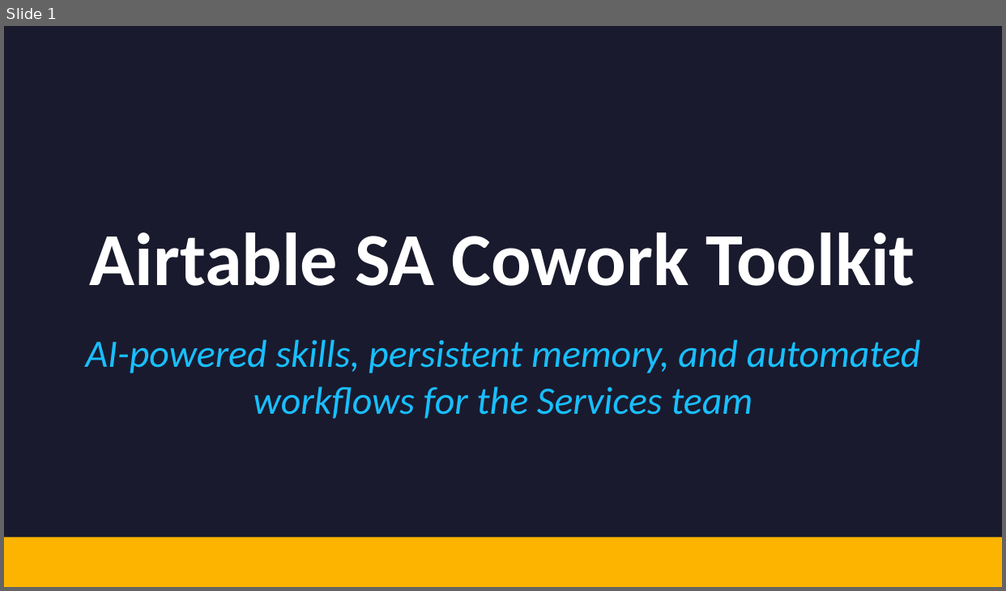
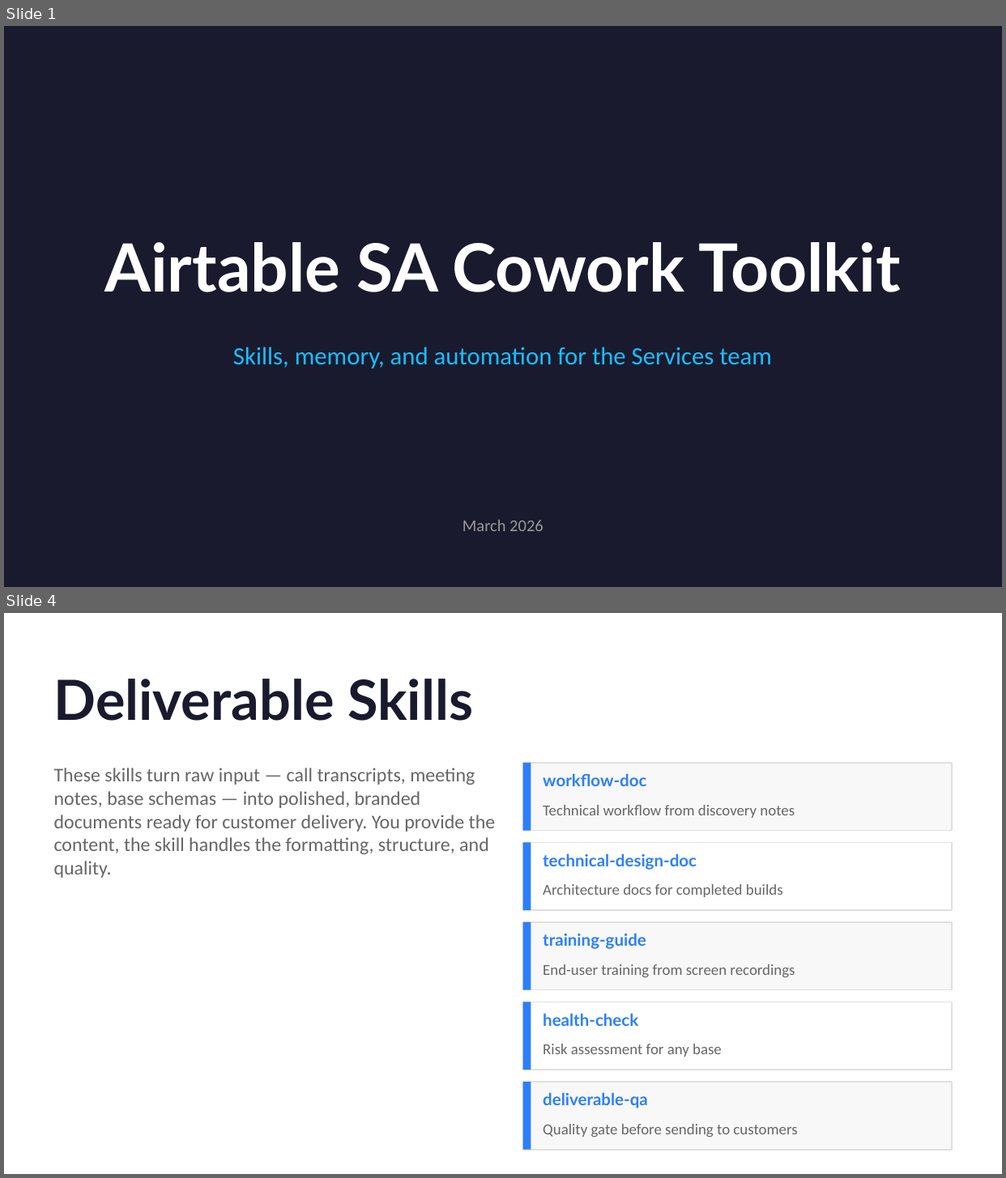
Before and after one commit to dsteven12/airtable-sa-skills, a slide deck: docs/SA-Cowork-Toolkit-Overview.pptx. Shown one above the other, each under a label of ours: slide 1 before the commit, slides 1 and 4 after it; the slides between them are not shown. The pictures are 1006x591 and 1006x1178 pixels, drawn with LibreOffice and Linux fonts; fonts in the diff are those of the drawing. Boxes give left, top, right and bottom in pixels: in the first picture for what was removed or moved away, otherwise in the second. Text is boxed around its words. In the diff, an @@ line names an element or a change of style, - is before the commit and + after.

Commit message:
Initial commit: 26 Cowork skills, vault scaffold, CLAUDE.md template, onboarding docs, overview deck

```diff
--- a/docs/SA-Cowork-Toolkit-Overview.pptx
+++ b/docs/SA-Cowork-Toolkit-Overview.pptx
@@ slide 4 added at (x1=4, y1=613, x2=1002, y2=1174), background #FFFFFF @@
@@ text added at (x1=54, y1=679, x2=473, y2=721), 40 pt, text #1A1A2E, bold @@
+Deliverable Skills
@@ text added at (x1=54, y1=768, x2=496, y2=878), 14 pt, text #666666 @@
+These skills turn raw input — call transcripts, meeting notes, base schemas — into polished, branded documents ready for customer delivery. You provide the content, the skill handles the formatting, structure, and quality.
@@ rectangle added at (x1=523, y1=763, x2=952, y2=831), fill #F8F8F8, outline #E0E0E0 1 pt @@
@@ rectangle added at (x1=523, y1=763, x2=530, y2=831), fill #2D7FF9 @@
@@ text added at (x1=543, y1=773, x2=646, y2=786), 12 pt, text #2D7FF9, bold @@
+workflow-doc
@@ text added at (x1=543, y1=805, x2=795, y2=818), 11 pt, text #666666 @@
+Technical workflow from discovery notes
@@ rectangle added at (x1=523, y1=842, x2=952, y2=910), fill #FFFFFF, outline #E0E0E0 1 pt @@
@@ rectangle added at (x1=523, y1=842, x2=530, y2=910), fill #2D7FF9 @@
@@ text added at (x1=543, y1=854, x2=697, y2=870), 12 pt, text #2D7FF9, bold @@
+technical-design-doc
@@ text added at (x1=543, y1=884, x2=783, y2=897), 11 pt, text #666666 @@
+Architecture docs for completed builds
@@ rectangle added at (x1=523, y1=922, x2=952, y2=990), fill #F8F8F8, outline #E0E0E0 1 pt @@
@@ rectangle added at (x1=523, y1=922, x2=530, y2=990), fill #2D7FF9 @@
@@ text added at (x1=543, y1=933, x2=646, y2=949), 12 pt, text #2D7FF9, bold @@
+training-guide
@@ text added at (x1=543, y1=965, x2=795, y2=977), 11 pt, text #666666 @@
+End-user training from screen recordings
@@ rectangle added at (x1=523, y1=1002, x2=952, y2=1070), fill #FFFFFF, outline #E0E0E0 1 pt @@
@@ rectangle added at (x1=523, y1=1002, x2=530, y2=1070), fill #2D7FF9 @@
@@ text added at (x1=543, y1=1013, x2=638, y2=1026), 12 pt, text #2D7FF9, bold @@
+health-check
@@ text added at (x1=543, y1=1044, x2=722, y2=1057), 11 pt, text #666666 @@
+Risk assessment for any base
@@ rectangle added at (x1=523, y1=1082, x2=952, y2=1150), fill #F8F8F8, outline #E0E0E0 1 pt @@
@@ rectangle added at (x1=523, y1=1082, x2=530, y2=1150), fill #2D7FF9 @@
@@ text added at (x1=543, y1=1093, x2=648, y2=1109), 12 pt, text #2D7FF9, bold @@
+deliverable-qa
@@ text added at (x1=543, y1=1124, x2=797, y2=1137), 11 pt, text #666666 @@
+Quality gate before sending to customers
@@ slide 1 changed as well @@
@@ text "Airtable SA Cowork Toolkit" at (x1=104, y1=242, x2=901, y2=292): size 54 to 48 pt, font Calibri to Lato @@
@@ text at (x1=233, y1=347, x2=772, y2=369): text changed; size 28 to 18 pt; italic off @@
-AI-powered skills, persistent memory, and automated workflows for the Services team
+Skills, memory, and automation for the Services team
@@ text added at (x1=462, y1=520, x2=543, y2=531), 12 pt, text #999999 @@
+March 2026
@@ rectangle removed at (x1=4, y1=537, x2=1002, y2=587) @@
```
Also in this commit, not shown: 10 other slides added, 11 slides removed.
